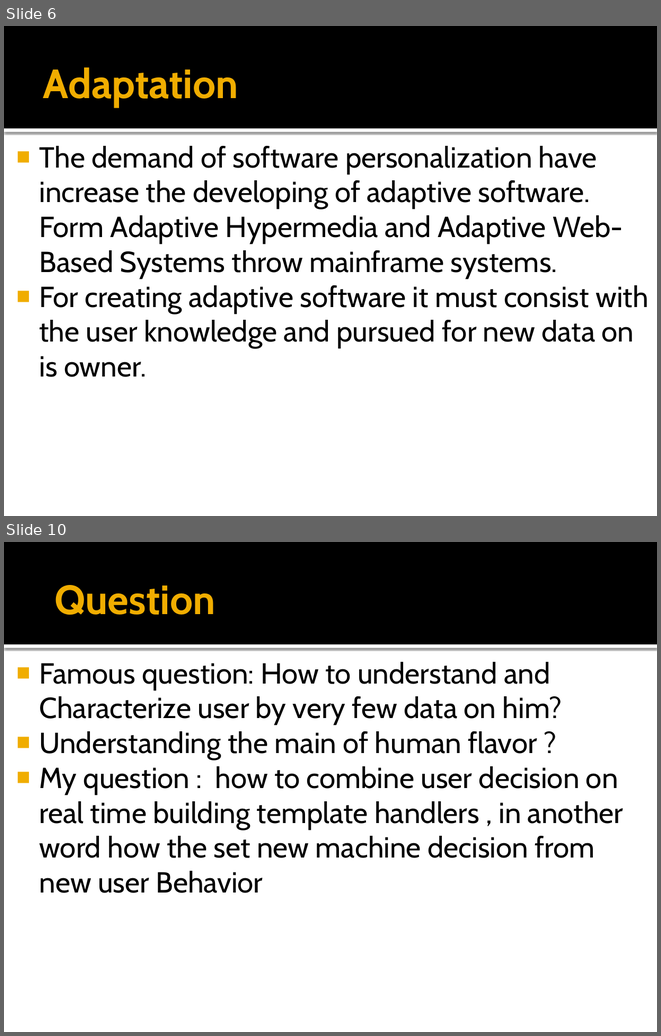
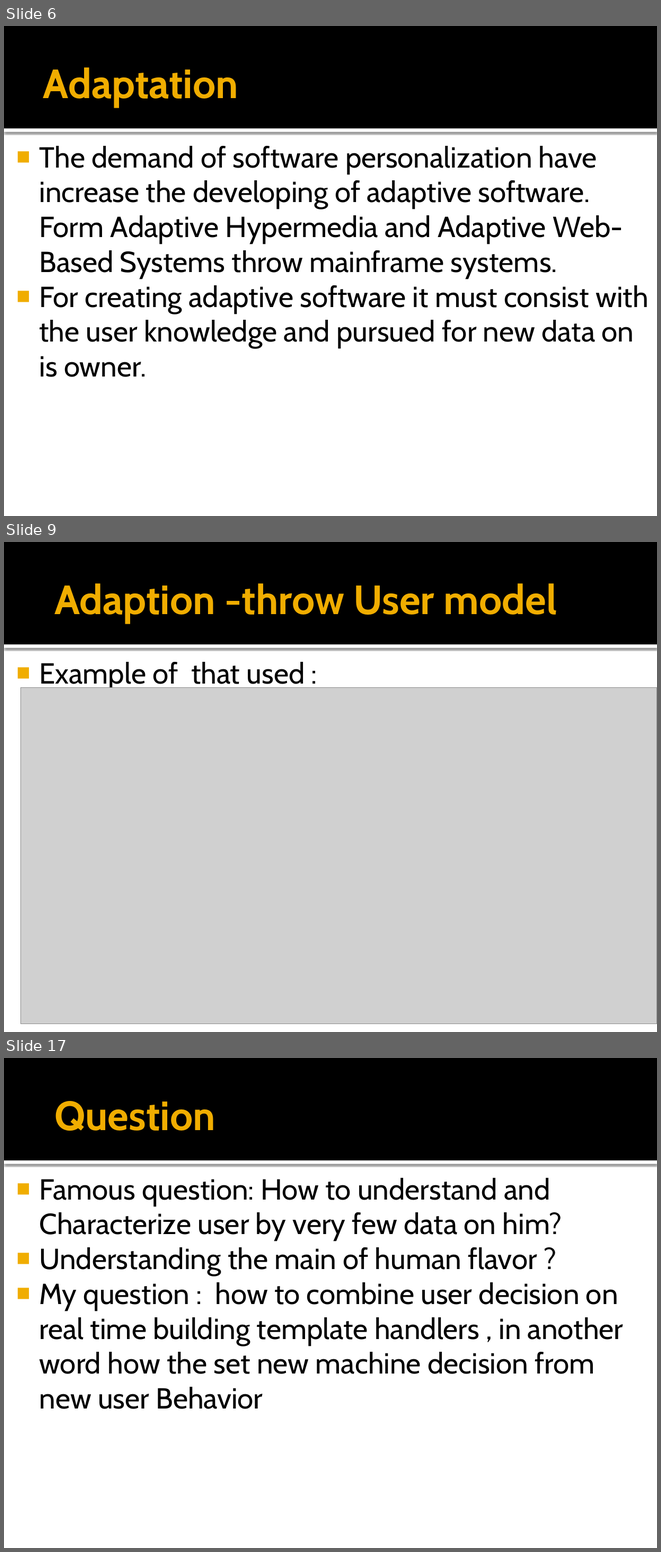
Before and after one commit to ciberuser/school-tools, a slide deck: School/seminar/User modeling full.pptx. Shown one above the other, each under a label of ours: slides 6 and 10 before the commit, slides 6, 9 and 17 after it; the slides between them are not shown. The pictures are 661x1036 and 661x1552 pixels, drawn with LibreOffice and Linux fonts; fonts in the diff are those of the drawing; grey boxes stand for pictures. Boxes give left, top, right and bottom in pixels: in the first picture for what was removed or moved away, otherwise in the second. Text is boxed around its words. In the diff, an @@ line names an element or a change of style, - is before the commit and + after.

```diff
--- a/School/seminar/User modeling full.pptx
+++ b/School/seminar/User modeling full.pptx
@@ slide 9 added at box(4, 542, 657, 1032), background #FFFFFF; not listed: 2 template elements that a slide beside it also shows @@
@@ title added at box(54, 583, 557, 623), 45 pt, text #F0AD00, bold @@
+Adaption -throw User model
@@ text added at box(39, 662, 305, 690), 32 pt, text #000000 @@
+■ Example of that used :
@@ picture added at box(20, 688, 657, 1023) @@
@@ what was slide 10 is now slide 17 @@
```
Also in this commit, not shown: 3 slides changed, 6 other slides added.
